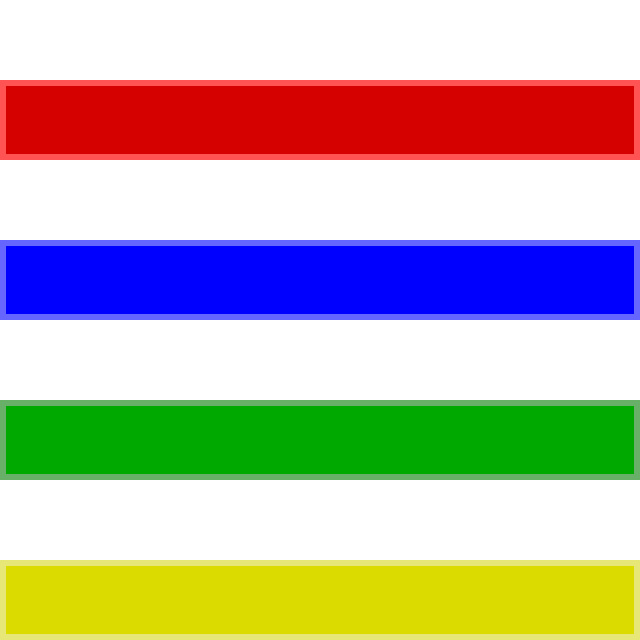
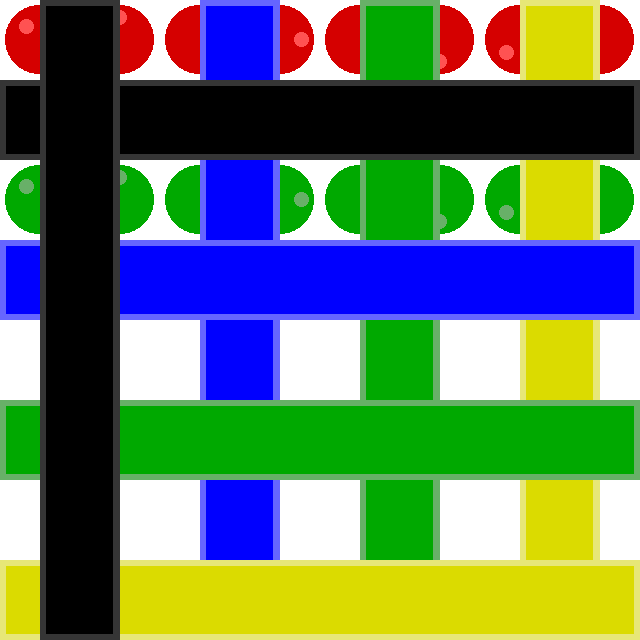
Revision of a layered 640px x 640px image; what changed, layer by layer:
added layer "BlackWall" above "BlackFloor" over box(40, 0, 120, 640)
added layer "BlackFloor" above "YellowFloor" over box(0, 80, 640, 160)
showed "YellowWall" over box(520, 0, 600, 560)
showed "GreenWall" over box(360, 0, 440, 560)
showed "BlueWall" over box(200, 0, 280, 560)
showed "RedWall" over box(40, 0, 120, 640)
showed "YellowBall" over box(40, 245, 120, 314)
showed "GreenBall" over box(5, 165, 634, 234)
showed "BlueBall" over box(5, 85, 634, 154)
showed "RedBall" over box(5, 5, 634, 74)
